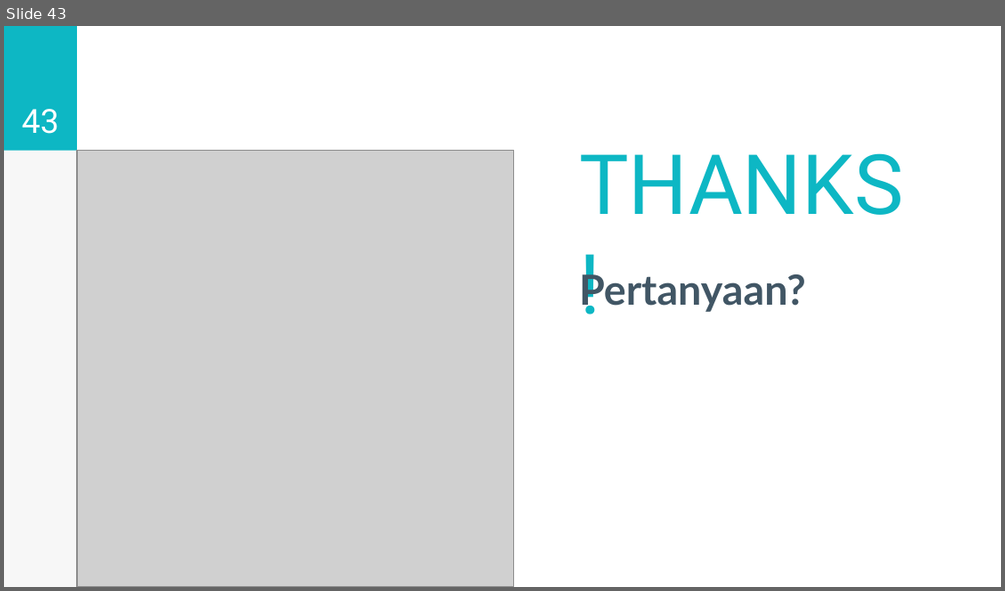
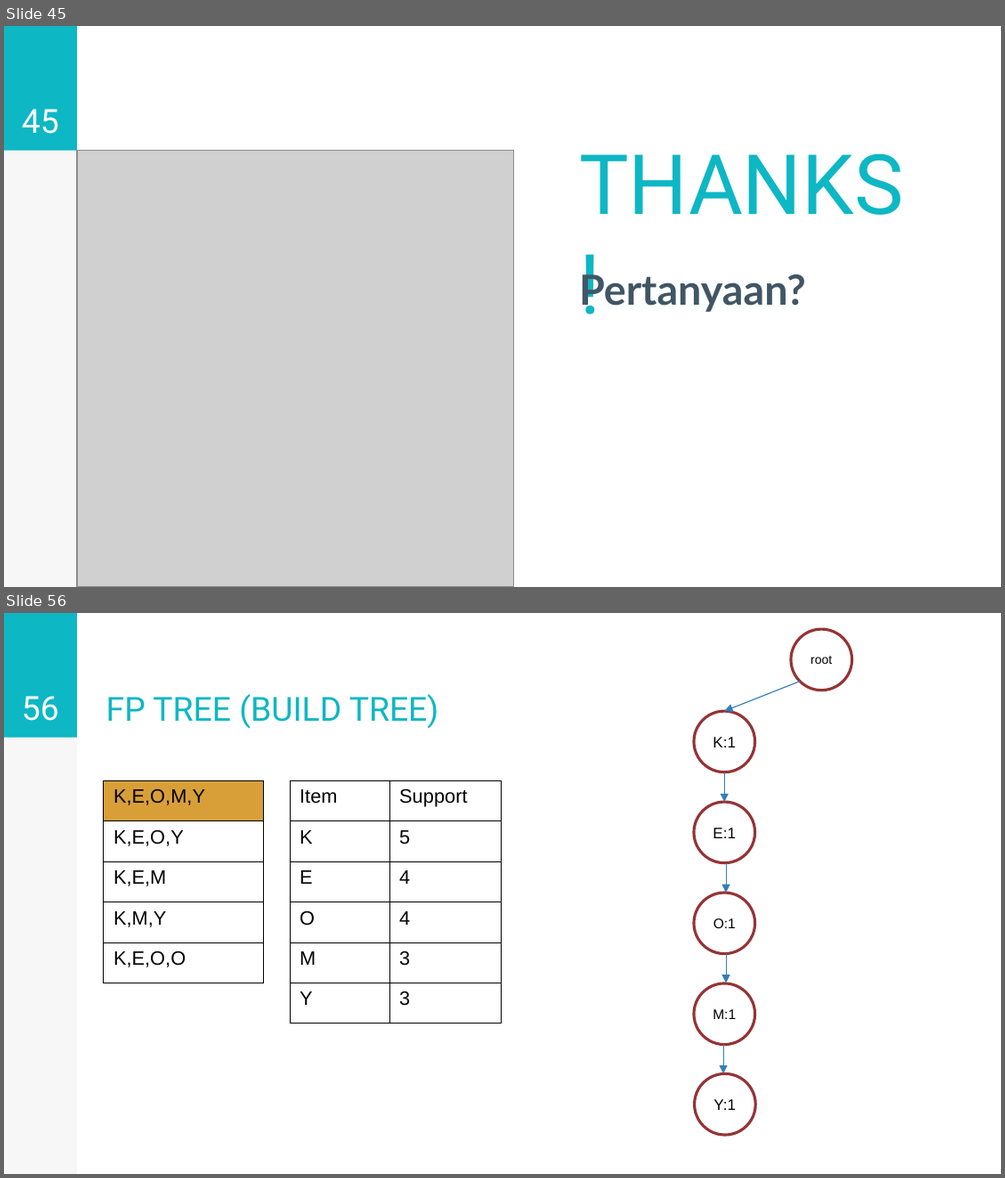
Before and after one commit to kevinfachreza/TugasAkhir, a slide deck: PPT/5114100128-v1.0.pptx. Shown one above the other, each under a label of ours: slide 43 before the commit, slides 45 and 56 after it; the slides between them are not shown. The pictures are 1005x591 and 1005x1178 pixels, drawn with LibreOffice and Linux fonts; fonts in the diff are those of the drawing; grey boxes stand for pictures. Boxes give left, top, right and bottom in pixels: in the first picture for what was removed or moved away, otherwise in the second. Text is boxed around its words. In the diff, an @@ line names an element or a change of style, - is before the commit and + after.

```diff
--- a/PPT/5114100128-v1.0.pptx
+++ b/PPT/5114100128-v1.0.pptx
@@ slide 56 added at box(4, 613, 1001, 1174), background #FFFFFF; not listed: 2 template elements that a slide beside it also shows @@
@@ ellipse added at box(791, 629, 851, 690), fill #FFFFFF, outline #963334 2 pt, 9 pt, text #000000 @@
+root
@@ arrow added from (800, 681) to (725, 711), #367EB9 0.75 pt @@
@@ page number added at box(22, 696, 59, 721), 24 pt, text #FFFFFF @@
+56
@@ title added at box(106, 694, 439, 729), 24 pt, text #0DB7C4 @@
+FP TREE (BUILD TREE)
@@ ellipse added at box(694, 711, 754, 771), fill #FFFFFF, outline #963334 2 pt, 11 pt, text #000000 @@
+K:1
@@ arrow added from (725, 772) to (725, 802), #367EB9 0.75 pt @@
@@ table added at box(104, 780, 263, 983), 5 rows, 1 columns @@
+K,E,O,M,Y
+K,E,O,Y
+K,E,M
+K,M,Y
+K,E,O,O
@@ table added at box(290, 780, 502, 1022), 6 rows, 2 columns @@
+Item | Support
+K | 5
+E | 4
+O | 4
+M | 3
+Y | 3
@@ ellipse added at box(694, 802, 754, 862), fill #FFFFFF, outline #963334 2 pt, 11 pt, text #000000 @@
+E:1
@@ arrow added from (726, 863) to (726, 892), #367EB9 0.75 pt @@
@@ ellipse added at box(694, 892, 754, 953), fill #FFFFFF, outline #963334 2 pt, 10 pt, text #000000 @@
+O:1
@@ arrow added from (726, 953) to (726, 983), #367EB9 0.75 pt @@
@@ ellipse added at box(694, 983, 754, 1044), fill #FFFFFF, outline #963334 2 pt, 10 pt, text #000000 @@
+M:1
@@ arrow added from (724, 1044) to (724, 1073), #367EB9 0.75 pt @@
@@ ellipse added at box(694, 1073, 754, 1135), fill #FFFFFF, outline #963334 2 pt, 11 pt, text #000000 @@
+Y:1
@@ what was slide 43 is now slide 45 @@
@@ page number at box(22, 109, 59, 134): text changed @@
-43
+45
```
Also in this commit, not shown: 17 slides changed, 35 other slides added, 11 other files.
